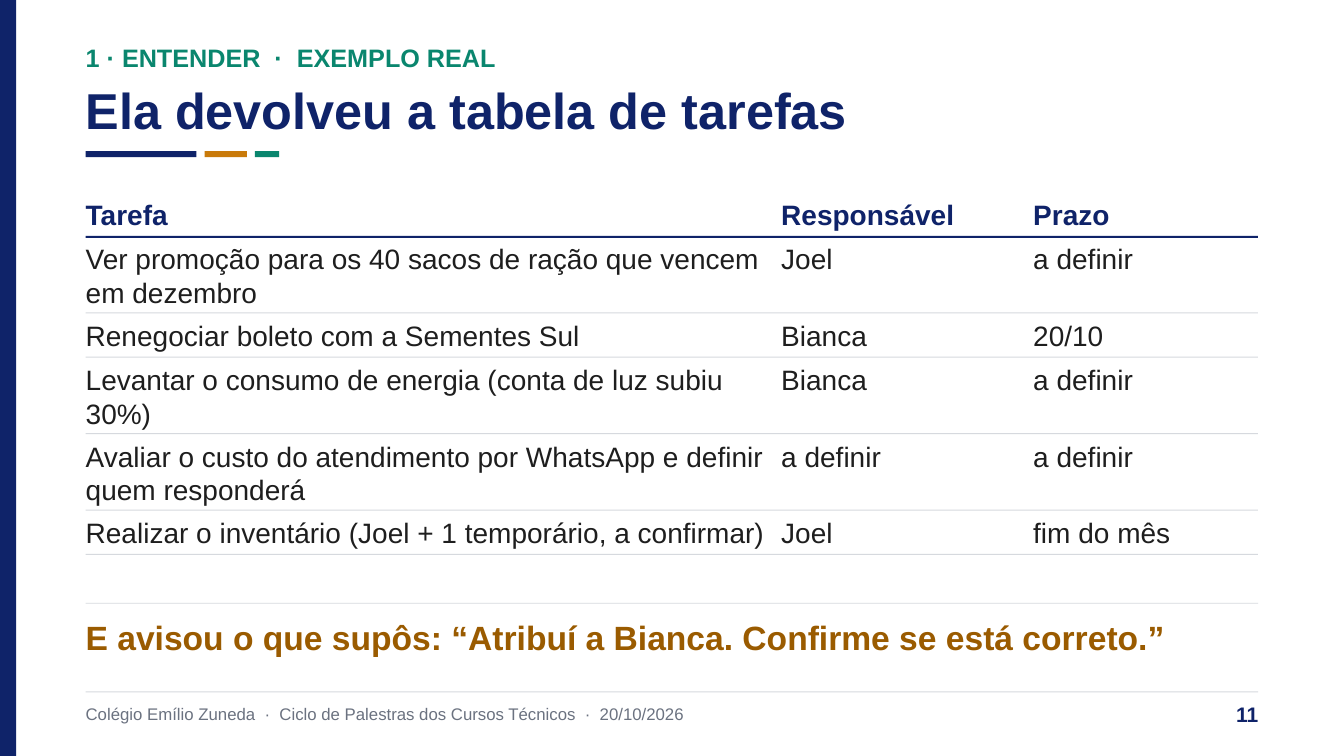
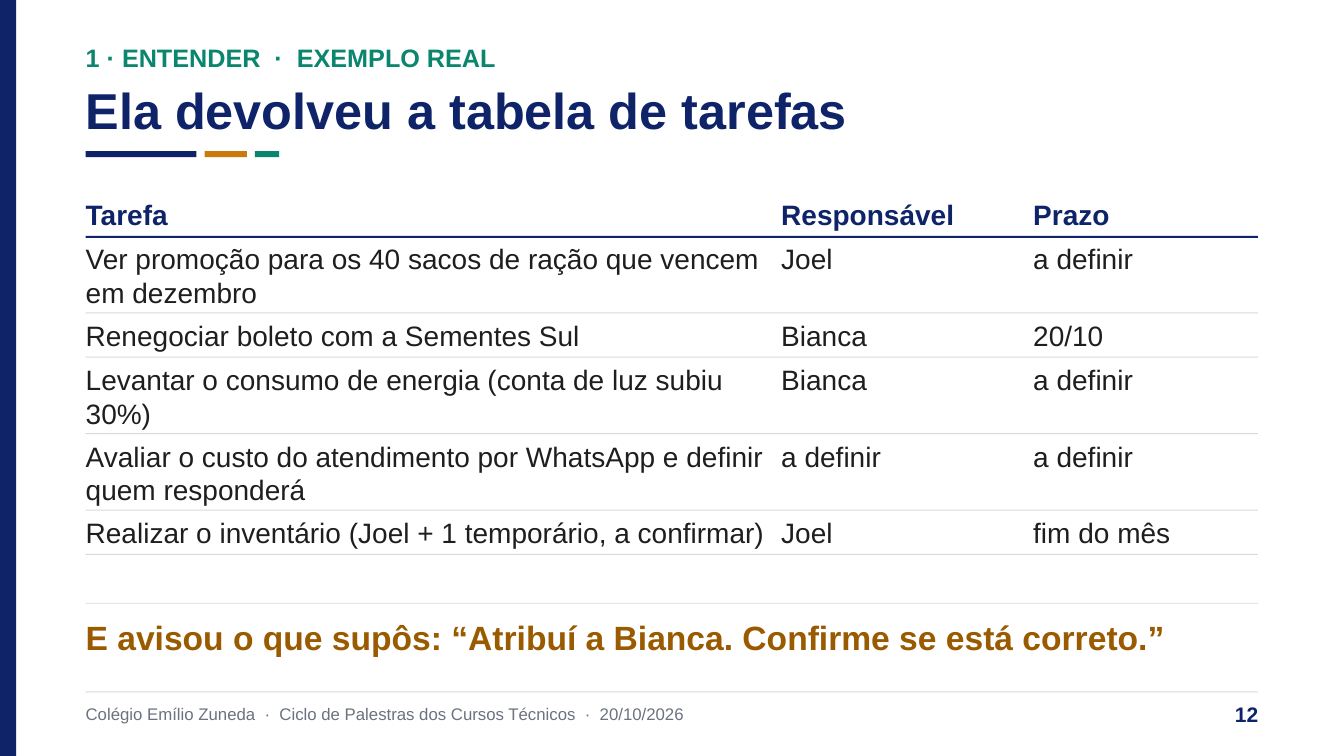
Before and after one commit to talks4all/talks4all.github.io, a slide deck: slide 12 of files/ia-na-pratica-EmilioZuneda.pptx (slide 11 before the commit). Drawn at 1344x756 pixels with LibreOffice and Linux fonts; fonts in the diff are those of the drawing. Boxes give left, top, right and bottom in pixels: in the first picture for what was removed or moved away, otherwise in the second. Text is boxed around its words. In the diff, an @@ line names an element or a change of style, - is before the commit and + after.

```diff
--- a/files/ia-na-pratica-EmilioZuneda.pptx
+++ b/files/ia-na-pratica-EmilioZuneda.pptx
@@ text at (x1=1235, y1=707, x2=1258, y2=722): text changed @@
-11
+12
```
Also in this commit, not shown: 54 other slides changed, 1 slide added, 1 other file.
